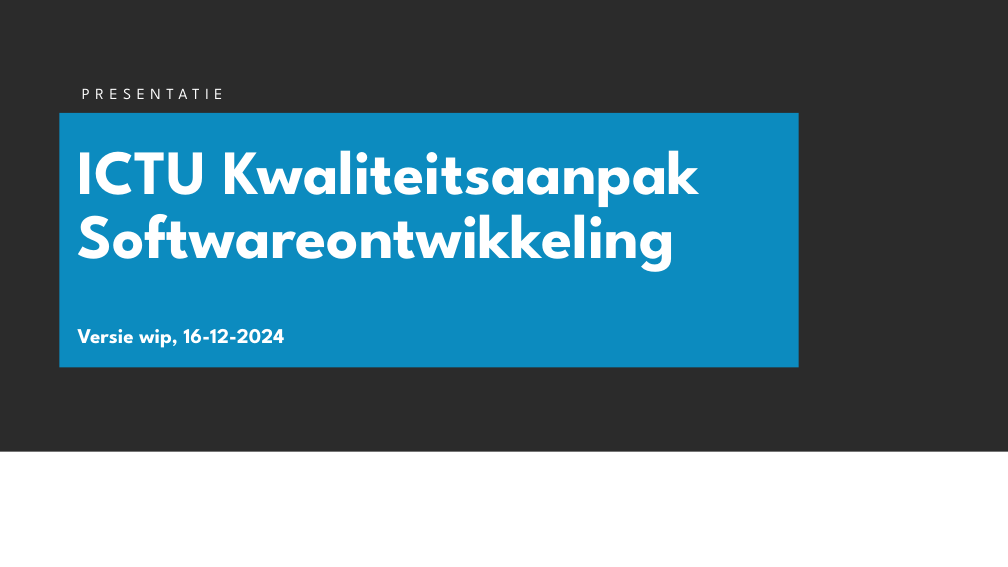
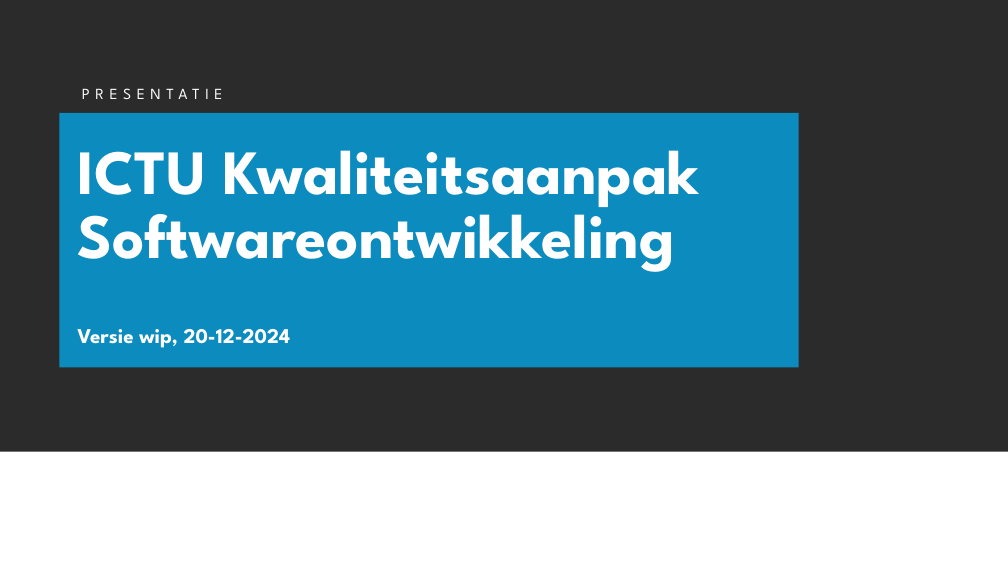
Before and after one commit to ICTU/Kwaliteitsaanpak, a slide deck: slide 1 of docs/wip/ICTU-Kwaliteitsaanpak.pptx. Drawn at 1008x567 pixels with LibreOffice and Linux fonts; fonts in the diff are those of the drawing; background and template pictures are left out; a plain dark background stands for a picture behind light text. Boxes give left, top, right and bottom in pixels: in the first picture for what was removed or moved away, otherwise in the second. Text is boxed around its words. In the diff, an @@ line names an element or a change of style, - is before the commit and + after.

```diff
--- a/docs/wip/ICTU-Kwaliteitsaanpak.pptx
+++ b/docs/wip/ICTU-Kwaliteitsaanpak.pptx
@@ subtitle at <box>77,329,291,348</box>: text changed @@
-Versie wip, 16-12-2024
+Versie wip, 20-12-2024
```
Also in this commit, not shown: 22 other files.
